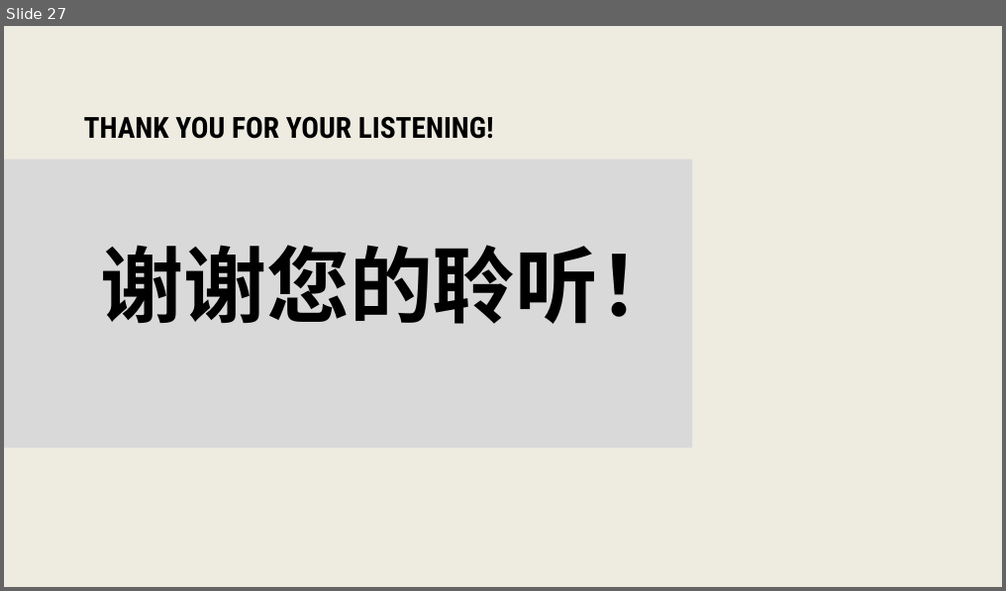
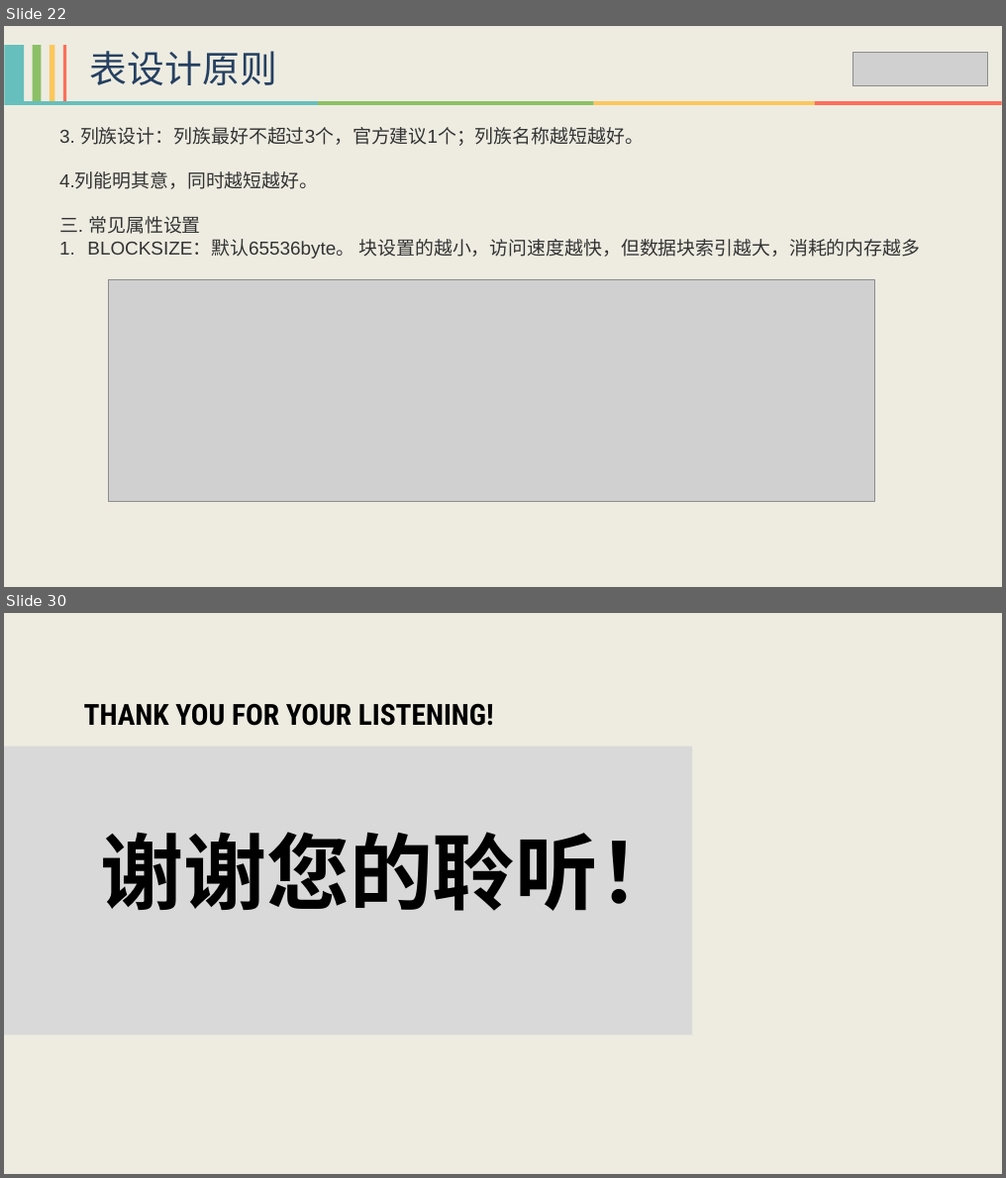
Before and after one commit to xiaoguoqiang/data, a slide deck: HBase技术分享-李强.pptx. Shown one above the other, each under a label of ours: slide 27 before the commit, slides 22 and 30 after it; the slides between them are not shown. The pictures are 1006x591 and 1006x1178 pixels, drawn with LibreOffice and Linux fonts; fonts in the diff are those of the drawing; grey boxes stand for pictures. Boxes give left, top, right and bottom in pixels: in the first picture for what was removed or moved away, otherwise in the second. Text is boxed around its words. In the diff, an @@ line names an element or a change of style, - is before the commit and + after.

```diff
--- a/HBase技术分享-李强.pptx
+++ b/HBase技术分享-李强.pptx
@@ slide 22 added at (x1=4, y1=26, x2=1002, y2=587), background #EEECE1 @@
@@ group added at (x1=4, y1=45, x2=66, y2=101): 4 rectangles @@
@@ text added at (x1=90, y1=51, x2=277, y2=85), 36 pt, text #254061 @@
+表设计原则
@@ picture added at (x1=852, y1=52, x2=988, y2=85) @@
@@ group added at (x1=4, y1=101, x2=1002, y2=105): 4 rectangles @@
@@ text added at (x1=59, y1=127, x2=921, y2=259), 18 pt, text #333333 @@
+3. 列族设计：列族最好不超过3个，官方建议1个；列族名称越短越好。
+4.列能明其意，同时越短越好。
+三. 常见属性设置
+1. BLOCKSIZE：默认65536byte。 块设置的越小，访问速度越快，但数据块索引越大，消耗的内存越多
@@ picture added at (x1=108, y1=279, x2=875, y2=501) @@
@@ what was slide 27 is now slide 30 @@
```
Also in this commit, not shown: 3 slides changed, 2 other slides added.
